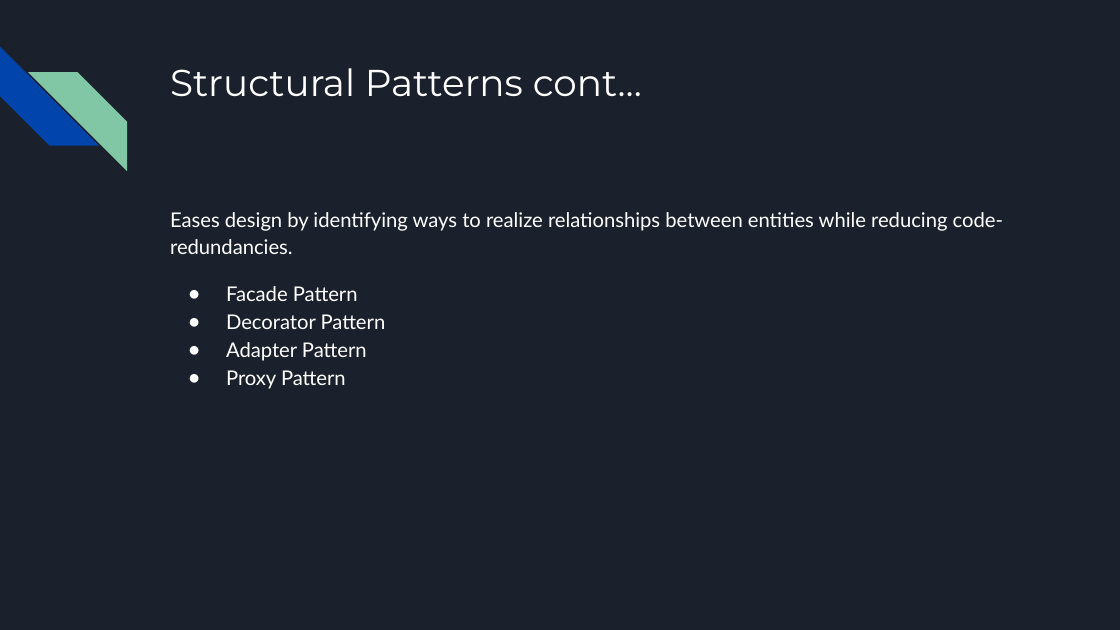
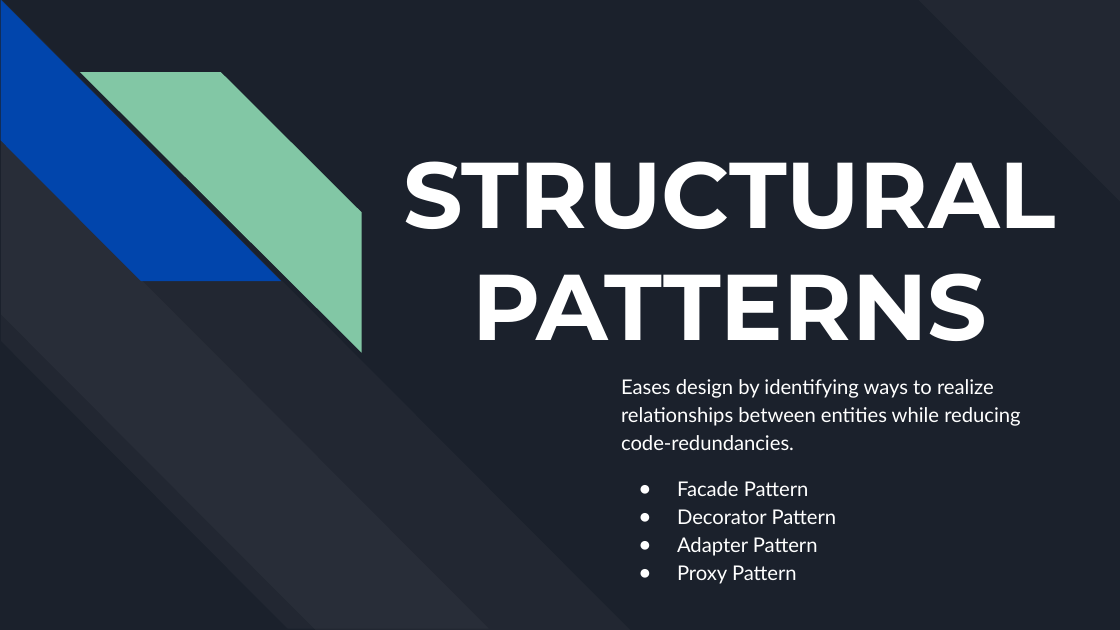
Before and after one commit to ZCW-Java8-0/DesigningPatterns, a slide deck: slide 7 of Design Patterns.pptx (slide 8 before the commit). Drawn at 1120x630 pixels with LibreOffice and Linux fonts; fonts in the diff are those of the drawing. Boxes give left, top, right and bottom in pixels: in the first picture for what was removed or moved away, otherwise in the second. Text is boxed around its words. In the diff, an @@ line names an element or a change of style, - is before the commit and + after.

```diff
--- a/Design Patterns.pptx
+++ b/Design Patterns.pptx
@@ diag stripe added at (0, 1, 631, 629), fill #FFFFFF at 3% opacity @@
@@ diag stripe: place and size @@
-diag stripe at (0, 47, 99, 146)
+diag stripe at (1, 1, 283, 282)
@@ diag stripe added at (918, 0, 1120, 202), fill #FFFFFF at 3% opacity @@
@@ diag stripe removed at (28, 72, 127, 170) @@
@@ diag stripe added at (80, 72, 362, 353), fill #82C7A5 @@
@@ title removed at (170, 68, 642, 97) @@
-Structural Patterns cont…
@@ diag stripe added at (0, 140, 489, 627), fill #FFFFFF at 3% opacity @@
@@ title added at (403, 161, 1056, 341), 60 pt, text #FFFFFF, bold @@
+STRUCTURAL
+PATTERNS
@@ text "Eases design by identifying ways ..." rewrapped from (170, 212, 1003, 389) to (621, 379, 1020, 584) @@
```
Also in this commit, not shown: 13 other slides changed, 1 slide added, 3 slides removed.
